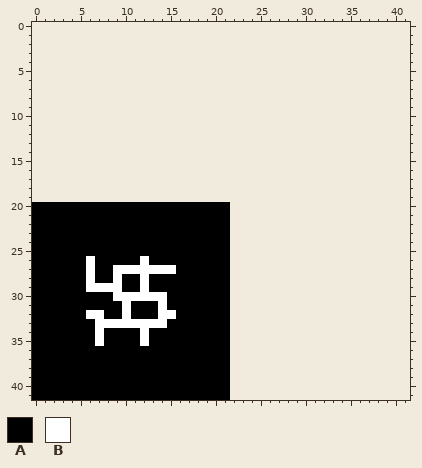
One commit to this pixel-art sprite: assets/img/level_demo.png. The first picture shows the starting point.
The file is 22x22 pixels. The old version is drawn lined up with the new one, on the new canvas.
Palette (. is transparent): A #000000  B #ffffff
Pixels before, first column x 0:
20 AAAAAAAAAAAAAAAAAAAAAA
21 AAAAAAAAAAAAAAAAAAAAAA
22 AAAAAAAAAAAAAAAAAAAAAA
23 AAAAAAAAAAAAAAAAAAAAAA
24 AAAAAAAAAAAAAAAAAAAAAA
25 AAAAAAAAAAAAAAAAAAAAAA
26 AAAAAABAAAAABAAAAAAAAA
27 AAAAAABAABBBBBBBAAAAAA
28 AAAAAABAABAABAAAAAAAAA
29 AAAAAABBBBAABAAAAAAAAA
30 AAAAAAAAABBBBBBAAAAAAA
31 AAAAAAAAAABAAABAAAAAAA
32 AAAAAABBAABAAABBAAAAAA
33 AAAAAAABBBBBBBBAAAAAAA
34 AAAAAAABAAAABAAAAAAAAA
35 AAAAAAABAAAABAAAAAAAAA
36 AAAAAAAAAAAAAAAAAAAAAA
37 AAAAAAAAAAAAAAAAAAAAAA
38 AAAAAAAAAAAAAAAAAAAAAA
39 AAAAAAAAAAAAAAAAAAAAAA
40 AAAAAAAAAAAAAAAAAAAAAA
41 AAAAAAAAAAAAAAAAAAAAAA
Once edited:
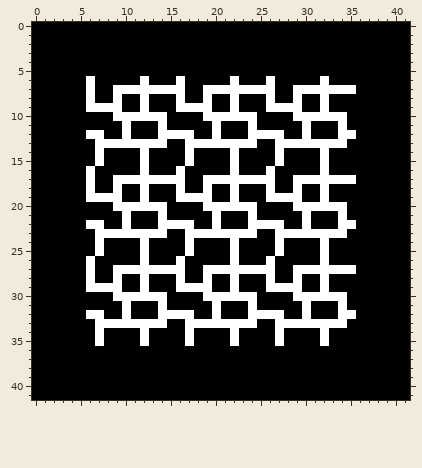
From old to new:
canvas 22x22 -> 42x42, the old top-left corner now at 0,20
Changed rows in their new state; - is an unchanged pixel.
first column x 0:
 0 AAAAAAAAAAAAAAAAAAAAAAAAAAAAAAAAAAAAAAAAAA
 1 AAAAAAAAAAAAAAAAAAAAAAAAAAAAAAAAAAAAAAAAAA
 2 AAAAAAAAAAAAAAAAAAAAAAAAAAAAAAAAAAAAAAAAAA
 3 AAAAAAAAAAAAAAAAAAAAAAAAAAAAAAAAAAAAAAAAAA
 4 AAAAAAAAAAAAAAAAAAAAAAAAAAAAAAAAAAAAAAAAAA
 5 AAAAAAAAAAAAAAAAAAAAAAAAAAAAAAAAAAAAAAAAAA
 6 AAAAAABAAAAABAAABAAAAABAAABAAAAABAAAAAAAAA
 7 AAAAAABAABBBBBBBBAABBBBBBBBAABBBBBBBAAAAAA
 8 AAAAAABAABAABAAABAABAABAAABAABAABAAAAAAAAA
 9 AAAAAABBBBAABAAABBBBAABAAABBBBAABAAAAAAAAA
10 AAAAAAAAABBBBBBAAAABBBBBBAAAABBBBBBAAAAAAA
11 AAAAAAAAAABAAABAAAAABAAABAAAAABAAABAAAAAAA
12 AAAAAABBAABAAABBBBAABAAABBBBAABAAABBAAAAAA
13 AAAAAAABBBBBBBBAABBBBBBBBAABBBBBBBBAAAAAAA
14 AAAAAAABAAAABAAAABAAAABAAAABAAAABAAAAAAAAA
15 AAAAAAABAAAABAAAABAAAABAAAABAAAABAAAAAAAAA
16 AAAAAABAAAAABAAABAAAAABAAABAAAAABAAAAAAAAA
17 AAAAAABAABBBBBBBBAABBBBBBBBAABBBBBBBAAAAAA
18 AAAAAABAABAABAAABAABAABAAABAABAABAAAAAAAAA
19 AAAAAABBBBAABAAABBBBAABAAABBBBAABAAAAAAAAA
20 ---------BBBBBB----BBBBBBAAAABBBBBBAAAAAAA
21 ----------B---B-----B-AABAAAAABAAABAAAAAAA
22 ------BB--B---BBBB--B-AABBBBAABAAABBAAAAAA
23 -------BBBBBBBB--BBBBBBBBAABBBBBBBBAAAAAAA
24 -------B----B----B----BAAAABAAAABAAAAAAAAA
25 -------B----B----B----BAAAABAAAABAAAAAAAAA
26 ----------------B-----BAAABAAAAABAAAAAAAAA
27 ----------------B--BBBBBBBBAABBBBBBBAAAAAA
28 ----------------B--B--BAAABAABAABAAAAAAAAA
29 ----------------BBBB--BAAABBBBAABAAAAAAAAA
30 -------------------BBBBBBAAAABBBBBBAAAAAAA
31 --------------------B-AABAAAAABAAABAAAAAAA
32 ----------------BB--B-AABBBBAABAAABBAAAAAA
33 -----------------BBBBBBBBAABBBBBBBBAAAAAAA
34 -----------------B----BAAAABAAAABAAAAAAAAA
35 -----------------B----BAAAABAAAABAAAAAAAAA
36 ----------------------AAAAAAAAAAAAAAAAAAAA
37 ----------------------AAAAAAAAAAAAAAAAAAAA
38 ----------------------AAAAAAAAAAAAAAAAAAAA
39 ----------------------AAAAAAAAAAAAAAAAAAAA
40 ----------------------AAAAAAAAAAAAAAAAAAAA
41 ----------------------AAAAAAAAAAAAAAAAAAAA
Where, in picture pixels (left, top, right, bottom), the same in both pictures:
changed: (32, 22, 410, 400)
